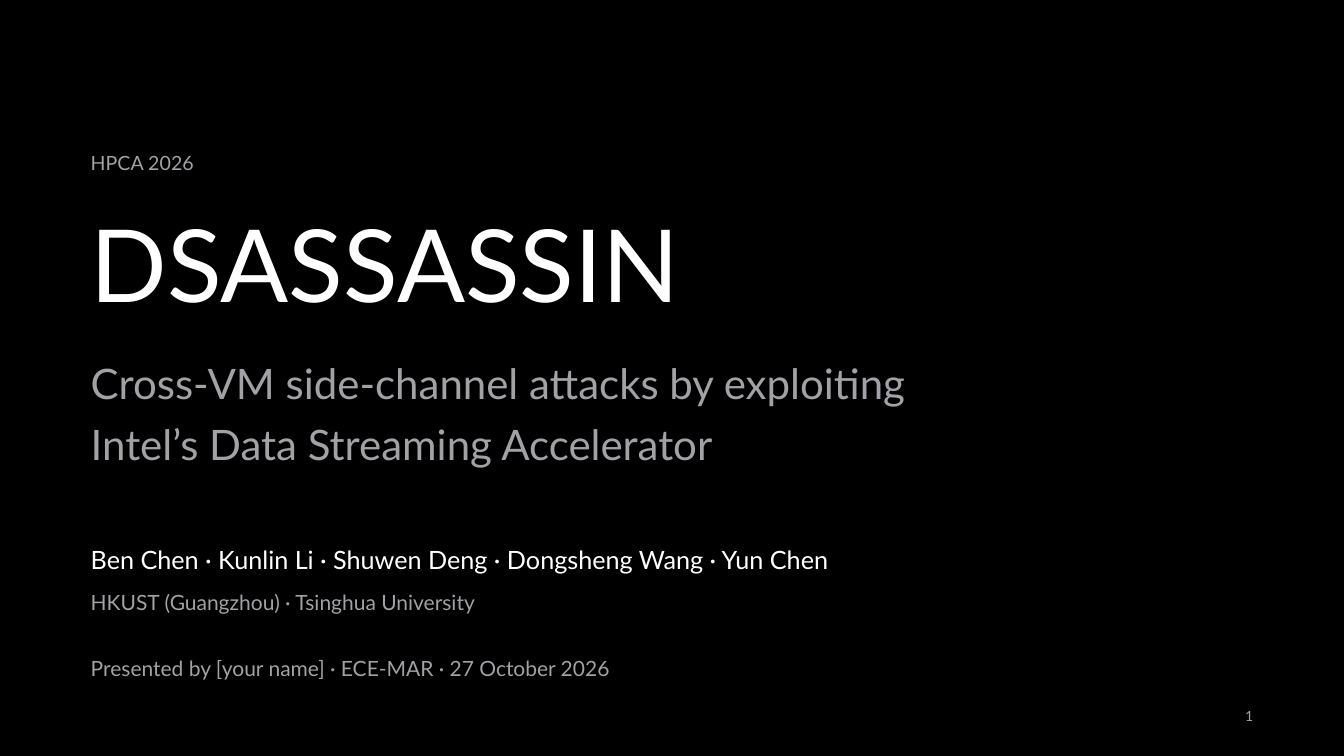
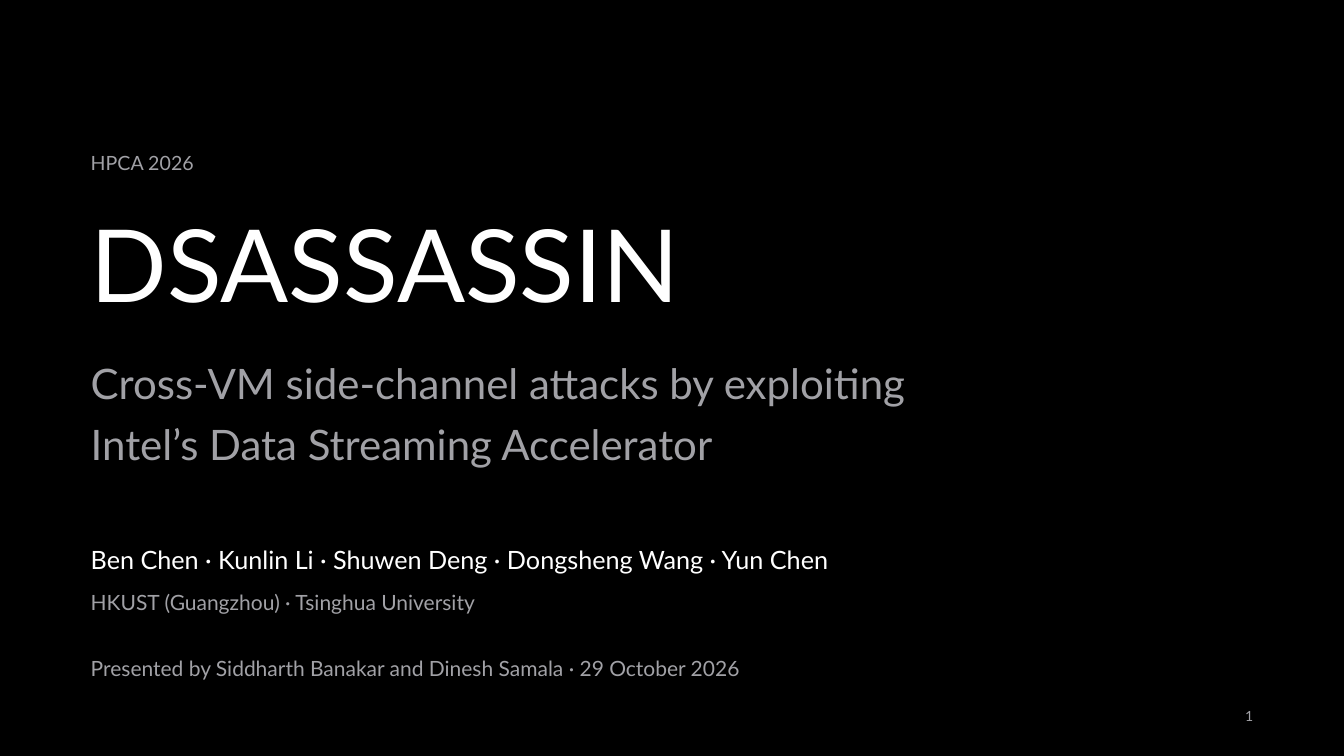
Before and after one commit to siddharthbc/Microarch-presentation, a slide deck: slide 1 of deck_v2/output/DSASSASSIN_v2.pptx. Drawn at 1344x756 pixels with LibreOffice and Linux fonts; fonts in the diff are those of the drawing. Boxes give left, top, right and bottom in pixels: in the first picture for what was removed or moved away, otherwise in the second. Text is boxed around its words. In the diff, an @@ line names an element or a change of style, - is before the commit and + after.

Commit message:
Update final 43-slide presentation for October 29

```diff
--- a/deck_v2/output/DSASSASSIN_v2.pptx
+++ b/deck_v2/output/DSASSASSIN_v2.pptx
@@ text at [91, 660, 740, 680]: text changed @@
-Presented by [your name] · ECE-MAR · 27 October 2026
+Presented by Siddharth Banakar and Dinesh Samala · 29 October 2026
```
Also in this commit, not shown: 37 other slides changed, 5 slides added, 22 slides removed, 54 other files.
